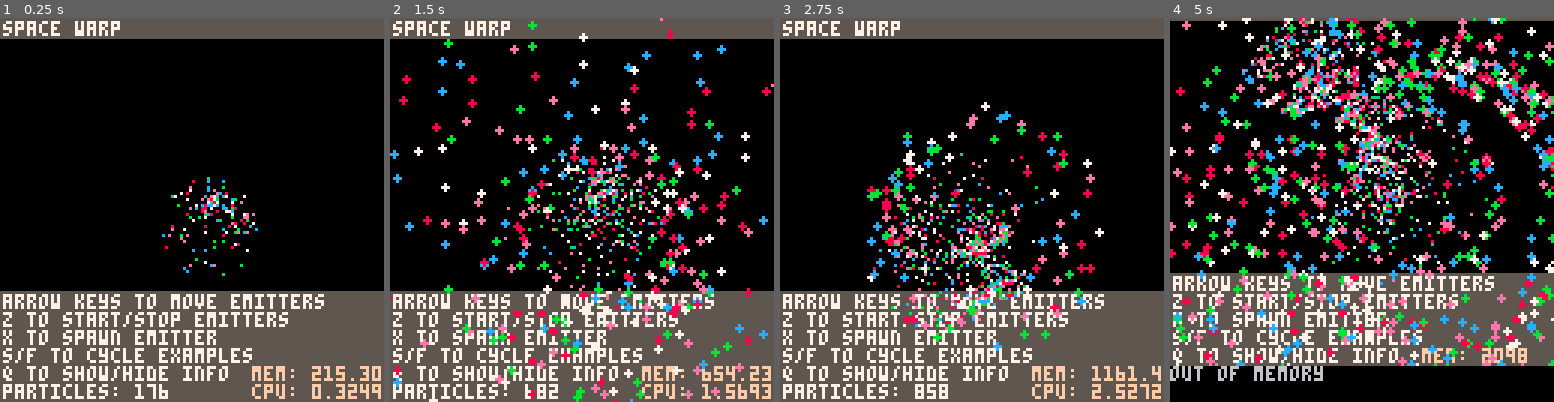
Above: before the commit, frames 1-4 (left to right).
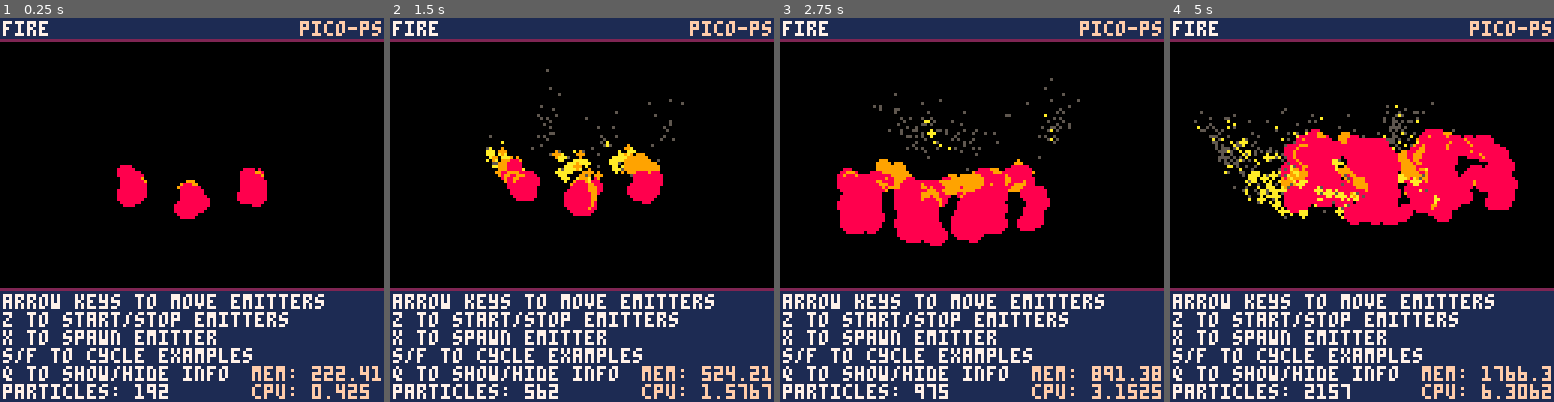
Above: after the commit, the same moments.

Repository: MaxwellDexter/pico-ps
Game: PICO-8 cartridge ps-demo.p8
Two runs of this game, one before a commit and one after it. Both use one fixed random seed, a clock stepped at 60 frames per second and the inputs below.
Inputs (mouse positions are in pixels of both pictures, inside the frame that each line leads up to):
- Up to frame 1 (0.25 s): no input
- Up to frame 2 (1.5 s): tap O (Z key) at 0.33, 0.7, 1.43 s; click (459, 121) at 0.67 s; tap X (X key) at 1.07 s; click (520, 267) at 1.22 s
- Up to frame 3 (2.75 s): click (975, 114) at 1.77 s; hold Left 1.97-2.37 s; tap X (X key) at 2.07, 2.4, 2.73 s; tap O (Z key) at 2.22 s; click (1037, 259) at 2.32 s; hold Down from 2.42 s (still down)
- Up to frame 4 (5 s): release Down at 2.82 s; click (1492, 106) at 2.87 s; hold Right 2.87-3.53 s; tap X (X key) every 0.33 s from 3.07 to 4.73 s; tap O (Z key) at 3.1, 3.98, 4.87 s; click (1254, 256) at 3.42 s; hold Up 3.58-4.08 s; click (1315, 102) at 3.97 s; hold Right 4.13-4.53 s; click (1381, 248) at 4.52 s; hold Down from 4.58 s (still down)

The runs differ from the first frame. In frame 1, 31% of the frame differs, in the area x 0-100%, y 0-100%; in frame 2, 39%; in frame 3, 41%; in frame 4, 61%.

Commit message:
Polished Demo
- added fire demo
- rearranged order of demos
- tweaked stars and structures
- polished rain

Diff:
--- a/ps-demo.p8
+++ b/ps-demo.p8
@@ -4,14 +4,14 @@
 --pico-ps particle system
 --max kearney
 --created: april 2019
---updated: july 2020
+--updated: october 2020
 ---------------------
 
 -------------------------------------------------- globals
 show_demo_info = true
 my_emitters = nil
 emitter_type = 1
-emitters = {"space warp", "water spout", "rain", "whirly bird", "spiral galaxy monster", "stars", "explosion", "confetti", "portal", "structures (mouse)", "structures (arrows)", "amoebas"}
+emitters = {"fire", "water spout", "rain", "stars", "explosion (burst)", "confetti (burst)", "space warp", "amoebas", "portal", "whirly bird", "spiral galaxy monster", "structures (mouse)", "structures (arrows)"}
 
 global_angle = 0
 
@@ -21,10 +21,12 @@
 -- these are functions to help the demo run. you can copy/model from here,
 -- but most of this stuff isn't strictly necessary for an emitter to run
 function draw_demo()
- rectfill(0, 0, 128, 6, 5)
- print(emitters[emitter_type], 1, 1, 7)
+ foreach(my_emitters, function(obj) obj:draw() end)
  if (show_demo_info) then
-  rectfill(0, 91, 128, 128, 5)
+  rectfill(0, 0, 128, 6, 1)
+  line(0, 7, 128, 7, 2)
+  rectfill(0, 91, 128, 128, 1)
+  line(0, 90, 128, 90, 2)
   print("arrow keys to move emitters", 1, 92, 7)
   print("z to start/stop emitters", 1, 98, 7)
   print("x to spawn emitter", 1, 104, 7)
@@ -34,7 +36,8 @@
   print("mem: "..stat(0), 84, 116, 15)
   print("cpu: "..stat(1), 84, 122, 15)
  end
- foreach(my_emitters, function(obj) obj:draw() end)
+ print(emitters[emitter_type], 1, 1, 7)
+ print("pico-ps", 100, 1, 15)
 end
 
 function get_all_particles()
@@ -53,6 +56,7 @@
   update_warp(e)
   update_portal(e)
   update_structures(e)
+  update_fire(e)
  end
  get_input()
 end
@@ -96,6 +100,12 @@
 function update_structures(e)
  if (emitters[emitter_type] == "structures (mouse)") then
   ps_set_pos(e, stat(32), stat(33))
+ end
+end
+
+function update_fire(e)
+ if (emitters[emitter_type] == "fire") then
+  ps_set_angle(e, 90 + (sin(t() * e.flicker) * 27), e.p_angle_spread)
  end
 end
 
@@ -187,14 +197,13 @@
   ps_set_pooling(warp, true)
   add(my_emitters, warp)
  elseif (emitter_string == "rain") then
-  local rain = emitter.create(64, 7, 2, 0)
-  ps_set_area(rain, 128, 0)
+  local rain = emitter.create(64, 12, 2, 200)
+  ps_set_area(rain, 50, 10)
   ps_set_gravity(rain, true)
   ps_set_speed(rain, 0)
   ps_set_size(rain, 0)
-  ps_set_life(rain, 2, 1)
-  ps_set_colours(rain, {1, 12, 6})
-  ps_set_rnd_colour(rain, true)
+  ps_set_life(rain, 1.5, 1)
+  ps_set_sprites(rain, {91, 92, 93, 94, 95, 96, 97})
   add(my_emitters, rain)
  elseif(emitter_string == "whirly bird") then
   local bird = emitter.create(80, 80, 1, 0)
@@ -251,27 +260,27 @@
   ps_set_area(front, 0, 128)
   ps_set_colours(front, {7})
   ps_set_size(front, 0)
-  ps_set_speed(front, 40, 40, 10)
-  ps_set_life(front, 3)
+  ps_set_speed(front, 34, 34, 10)
+  ps_set_life(front, 3.5)
   ps_set_angle(front, 0, 0)
   add(my_emitters, front)
   local midfront = front.clone(front)
   ps_set_frequency(midfront, 0.15)
-  ps_set_life(midfront, 3.5)
+  ps_set_life(midfront, 4.5)
   ps_set_colours(midfront, {6})
-  ps_set_speed(midfront, 30, 30, 10)
+  ps_set_speed(midfront, 26, 26, 5)
   add(my_emitters, midfront)
   local midback = front.clone(front)
-  ps_set_life(midback, 5, 0)
+  ps_set_life(midback, 6.8)
   ps_set_colours(midback, {5})
-  ps_set_speed(midback, 20, 20, 10)
+  ps_set_speed(midback, 18, 18, 5)
   ps_set_frequency(midback, 0.1)
   add(my_emitters, midback)
   local back = front.clone(front)
   ps_set_frequency(back, 0.07)
-  ps_set_life(back, 8)
+  ps_set_life(back, 11)
   ps_set_colours(back, {1})
-  ps_set_speed(back, 10, 10, 10)
+  ps_set_speed(back, 10, 10, 5)
   add(my_emitters, back)
   local special = emitter.create(64, 64, 0.2, 0)
   ps_set_area(special, 128, 128)
@@ -281,7 +290,7 @@
   ps_set_speed(special, 30, 30, 15)
   ps_set_life(special, 1)
   add(my_emitters, special)
- elseif(emitter_string == "explosion") then
+ elseif(emitter_string == "explosion (burst)") then
   local explo = emitter.create(64, 64, 0, 30)
   ps_set_size(explo, 4, 0, 3, 0)
   ps_set_speed(explo, 0)
@@ -304,7 +313,7 @@
   ps_set_area(anim, 30, 30)
   ps_set_burst(anim, true, 6)
   add(my_emitters, anim)
- elseif(emitter_string == "confetti") then
+ elseif(emitter_string == "confetti (burst)") then
   local left = emitter.create(0, 90, 0, 50, true, true)
   ps_set_size(left, 0, 0, 2)
   ps_set_speed(left, 50, 50, 50)
@@ -353,14 +362,14 @@
  elseif(emitter_string == "structures (mouse)") then
   poke(0x5f2d, 1)
   local struc = emitter.create(64, 64, 1, 0)
-  ps_set_speed(struc, 1, 1)
+  ps_set_speed(struc, 0)
   ps_set_sprites(struc, {85, 86, 87, 88, 89, 90})
   ps_set_angle(struc, 180, 0)
-  ps_set_life(struc, 2)
+  ps_set_life(struc, 5)
   add(my_emitters, struc)
  elseif(emitter_string == "structures (arrows)") then
   local struc = emitter.create(96, 64, 1, 125)
-  ps_set_speed(struc, 1, 1)
+  ps_set_speed(struc, 0)
   ps_set_sprites(struc, {54, 55, 45, 47})
   ps_set_angle(struc, 180, 0)
   ps_set_life(struc, 2)
@@ -382,6 +391,24 @@
   ps_set_angle(grav, 180)
   ps_set_pooling(grav, true)
   add(my_emitters, grav)
+ elseif(emitter_string == "fire") then
+  local main = emitter.create(64, 64, 4, 110)
+  ps_set_area(main, 5, 0)
+  ps_set_colours(main, {8, 9, 10, 5})
+  ps_set_speed(main, 15, 5, 20)
+  ps_set_life(main, 0.5, 1)
+  ps_set_angle(main, 90, 10)
+  ps_set_size(main, 1.5, 0, 2, 0)
+  main.flicker = 1.1
+  add(my_emitters, main)
+  local left = main.clone(main)
+  ps_set_pos(left, 44, 60)
+  left.flicker = 0.8
+  add(my_emitters, left)
+  local right = main.clone(main)
+  ps_set_pos(right, 84, 60)
+  right.flicker = 0.95
+  add(my_emitters, right)
  end
 end
 
@@ -446,138 +473,144 @@
 000000000000000007b00b70b7b00b7b73000037b000000b000000000000eee000000e0000000000000000000000000000000000000000000000000000000000
 00000000000000000000000000000000000000007000000070000000600000006000000050000000000000000000000000000000000000000000000000000000
 00000000050005000700070006000600050005000700000006000000060000000500000000000000000000000000000000000000000000000000000000000000
-00707000006060000060600000505000000000000070000000700000006000000060000000500000001000000000000000000000000000000000000000000000
-00060000000700000005000000000000000000000007000000060000000600000005000000000000000000000000000000000000000000000000000000000000
-00707000006060000060600000505000000000000000700000007000000060000000600000005000000010000000000000000000000000000000000000000000
+007070000060600000606000005050000000000000700000007000000060000000600000005000000010000000000000000000000000000000000000000c0000
+0006000000070000000500000000000000000000000700000006000000060000000500000000000000000000000100000001000000010000000c0000000c0000
+00707000006060000060600000505000000000000000700000007000000060000000600000005000000010000000000000010000000c0000000c000000070000
 00000000050005000700070006000600050005000000070000000600000006000000050000000000000000000000000000000000000000000000000000000000
 00000000000000000000000000000000000000000000007000000070000000600000006000000050000000000000000000000000000000000000000000000000
 00000000000000000000000000000000000000000000000700000006000000060000000500000000000000000000000000000000000000000000000000000000
-…(129 lines of a section not shown)…
+00000000000000000000000000000000000000000000000000000000000000000000000000000000000000000000000000000000000000000000000000000000
+000c0000000700000000000000000000000000000000000000000000000000000000000000000000000000000000000000000000000000000000000000000000
+000c0000000700000000000000000000000000000000000000000000000000000000000000000000000000000000000000000000000000000000000000000000
+00070000000700000000000000000000000000000000000000000000000000000000000000000000000000000000000000000000000000000000000000000000
+00070000000700000000000000000000000000000000000000000000000000000000000000000000000000000000000000000000000000000000000000000000
+00000000000700000000000000000000000000000000000000000000000000000000000000000000000000000000000000000000000000000000000000000000
+…(129 lines of a section not shown)…
--- a/ps.lua
+++ b/ps.lua
@@ -3,7 +3,7 @@
 --    particle system    --
 --  author: max kearney  --
 --  created: april 2019  --
---  updated: july 2020   --
+--  updated: october 2020   --
 ---------------------------
 
 --[[
